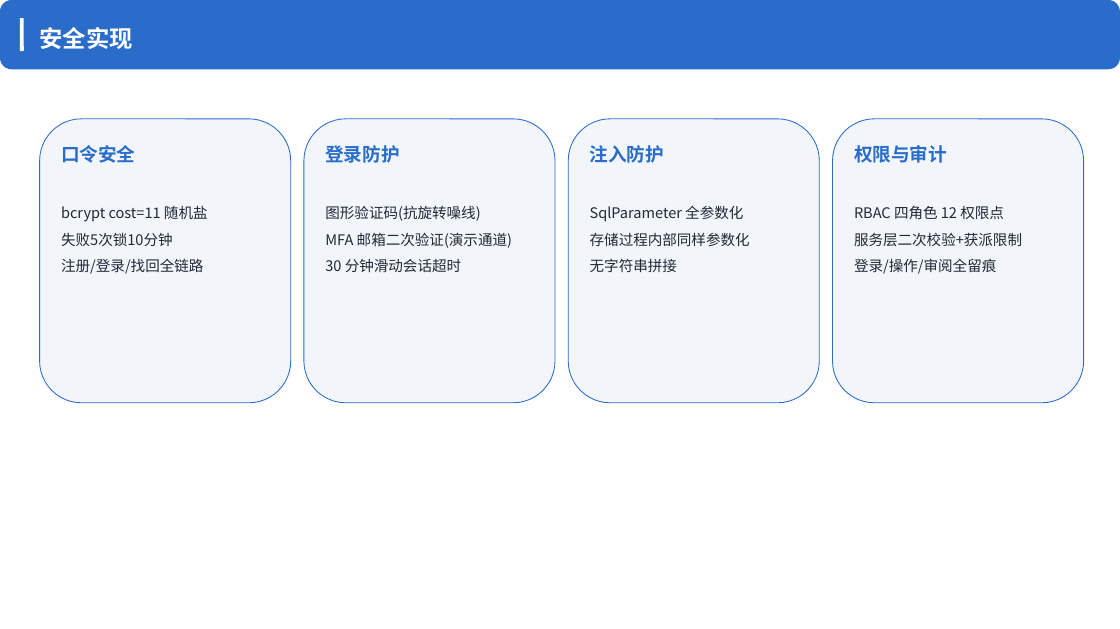
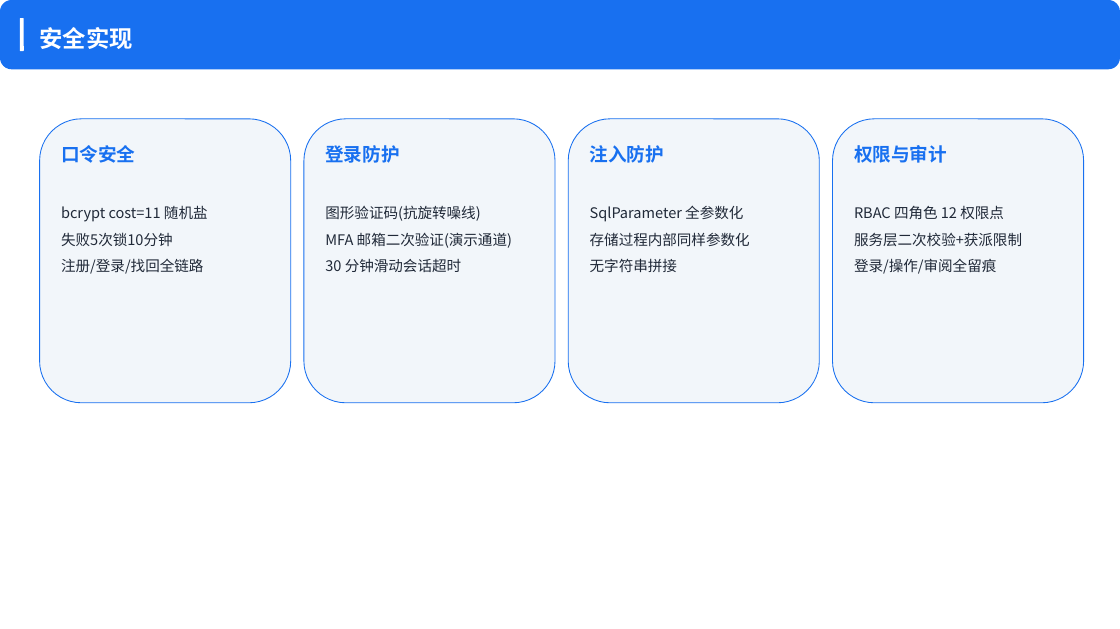
Before and after one commit to yq6666-66/IndustrialRepair, a slide deck: slide 5 of docs/答辩_工业维修智能化零件分配平台.pptx. Drawn at 1120x629 pixels with LibreOffice and Linux fonts; fonts in the diff are those of the drawing. Boxes give left, top, right and bottom in pixels: in the first picture for what was removed or moved away, otherwise in the second. Text is boxed around its words. In the diff, an @@ line names an element or a change of style, - is before the commit and + after.

```diff
--- a/docs/答辩_工业维修智能化零件分配平台.pptx
+++ b/docs/答辩_工业维修智能化零件分配平台.pptx
@@ rounded rectangle at (x1=0, y1=0, x2=1120, y2=70): fill #2A6CCA to #1870F0 @@
@@ outline #2A6CCA 0.75 pt to #1870F0 0.75 pt in 4 elements at (x1=39, y1=119, x2=290, y2=404), (x1=304, y1=119, x2=555, y2=404), (x1=568, y1=119, x2=819, y2=404), (x1=832, y1=119, x2=1083, y2=404) @@
@@ text colour #2A6CCA to #1870F0 in 4 elements at (x1=61, y1=145, x2=135, y2=163), (x1=325, y1=145, x2=399, y2=163), (x1=590, y1=145, x2=664, y2=163), (x1=854, y1=145, x2=947, y2=163) @@
```
Also in this commit, not shown: 8 other slides changed, 10 other files.
